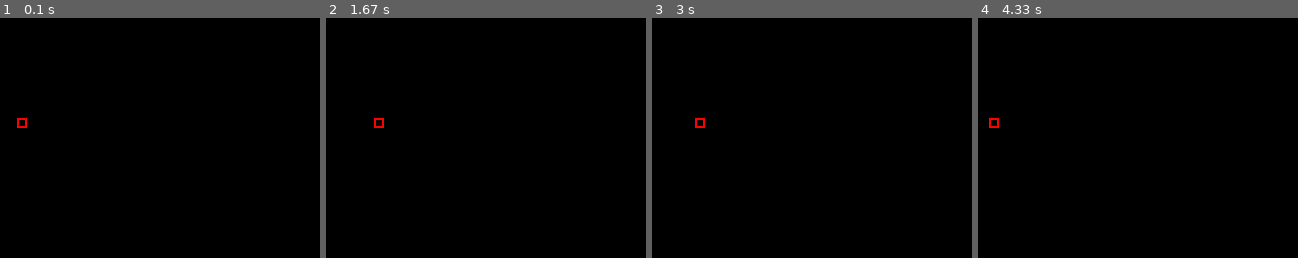
Above: before the commit, frames 1-4 (left to right).
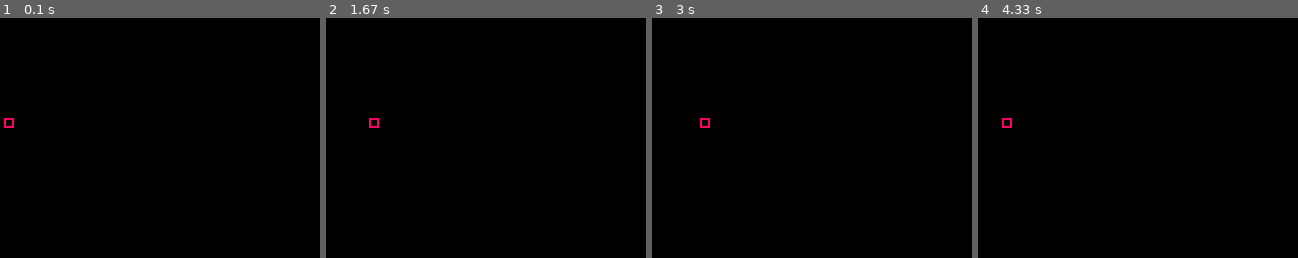
Above: after the commit, the same moments.

Repository: sorenpraestegaard/pygametest
Game: pygame game, started from myGame.py
The game is run twice, just before and just after one commit, with the same random seed, the same clock (stepped at 60 frames per second) and the same inputs.
Inputs:
- Up to frame 1 (0.1 s): no input
- Up to frame 2 (1.67 s): no input
- Up to frame 3 (3 s): no input
- Up to frame 4 (4.33 s): no input

The runs differ from the first frame. In frame 1, 0.2% of the frame differs, in the area x 1-9%, y 41-46%; in frame 2, 0.1%; in frame 3, 0.1%; in frame 4, 0.2%.

Commit message:
Fixed the window shutdown procedure

Diff:
--- a/myGame.py
+++ b/myGame.py
@@ -9,11 +9,19 @@
 black = 0,0,0
 time = 0
 screen = pygame.display.set_mode(size)
+running = True
 
-while True:
+while running:
+	for event in pygame.event.get():
+			if event.type == pygame.QUIT:
+				running = False
+
 	time = time + 0.01
 	pos[0] = 50 * math.sin(time)
 
 	screen.fill(black)
-	pygame.draw.rect(screen, (255, 0, 0), [pos[0], pos[1], 10, 10], 2)
+	pygame.draw.rect(screen, (255, 0, 100), [pos[0], pos[1], 10, 10], 2)
 	pygame.display.flip()
+
+pygame.display.quit()
+pygame.quit()
